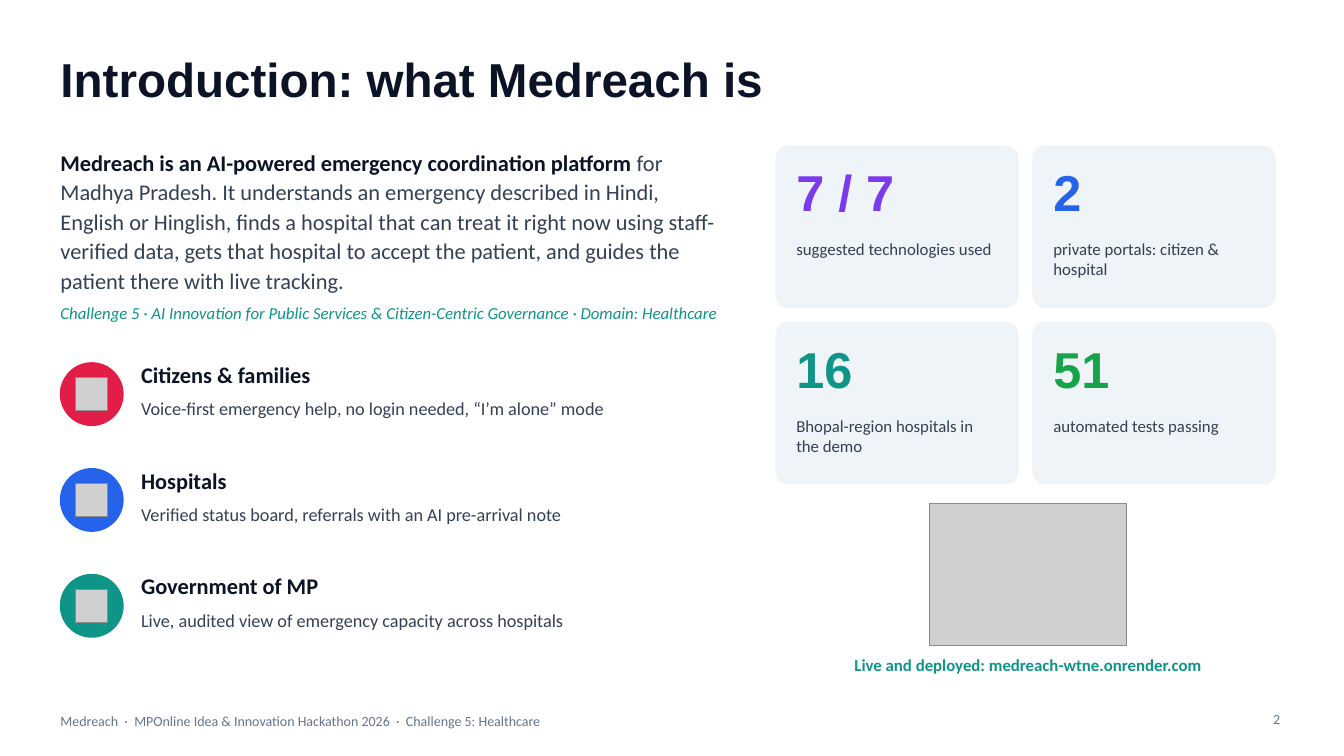
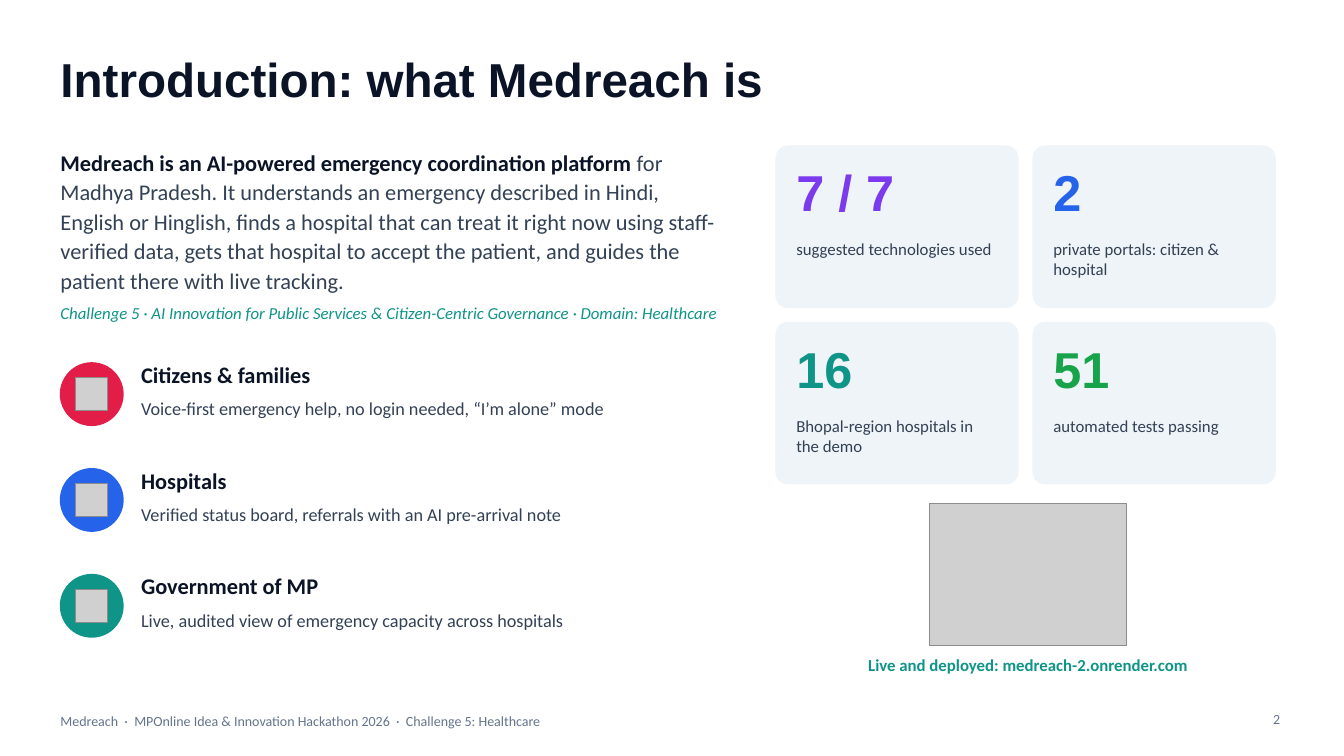
Before and after one commit to prakharporwal518-collab/Medreach, a slide deck: slide 2 of submission/Medreach-Presentation-v3.pptx. Drawn at 1344x756 pixels with LibreOffice and Linux fonts; fonts in the diff are those of the drawing; grey boxes stand for pictures. Boxes give left, top, right and bottom in pixels: in the first picture for what was removed or moved away, otherwise in the second. Text is boxed around its words. In the diff, an @@ line names an element or a change of style, - is before the commit and + after.

```diff
--- a/submission/Medreach-Presentation-v3.pptx
+++ b/submission/Medreach-Presentation-v3.pptx
@@ text at [868,659,1188,674]: text changed @@
-Live and deployed: medreach-wtne.onrender.com
+Live and deployed: medreach-2.onrender.com
```
Also in this commit, not shown: 3 other slides changed, 36 other files.
